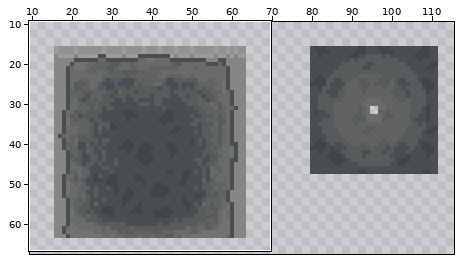
Sprite sheet: Brackeys_Feb_Jam_2022_Its-not-real/Assets/Sprites/tilemapAsylum.png. Above, an overview of the earlier version with the close-up marked.
Close-up. Before the edit:
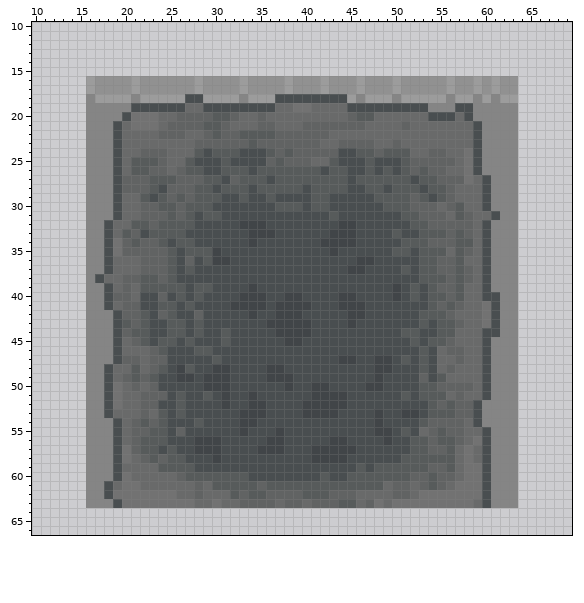
The file is 128x96 pixels. Colours within 5 levels of each other are drawn and written as one. Shown: x 10..69, y 10..66. The wide view leaves out empty margins. The commit also changed other parts of the picture, which this record leaves out.
After the commit:
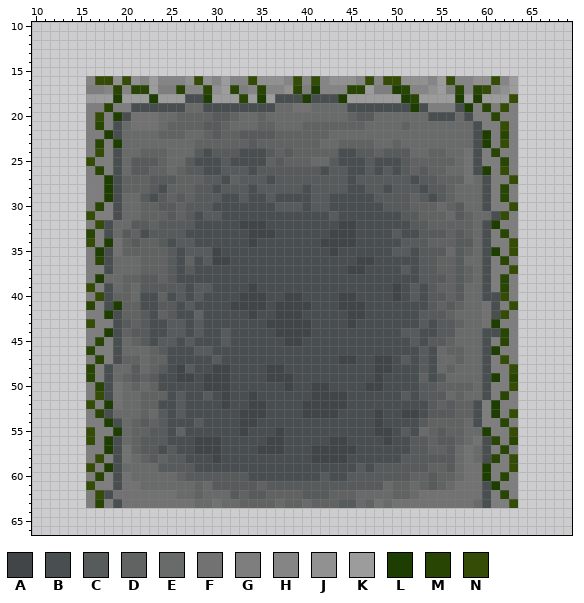
Palette (. is transparent): A #414548  B #494e50  C #575b5b  D #616363  E #696a6a  F #727272  G #7e7e7e  H #858585  J #919191  K #9c9c9c  L #1e3d01  M #294503  N #344c05
Difference:
Changed rows in their new state; - is an unchanged pixel.
first column x 16:
16 HNN-NJHKHHH-N-HKHHN---HNHNH---HNHNN---HKNHHJ-NHK
17 GGHMHMMKGGMHHM-KMGHMHHJMGLHHHMMKGGLMHH-KGMHMNH-K
18 K--L-K-L-----L---M-L----L---L-K---KLM---KL-L-K-N
19 GGMGG-------------------------------L-GGG-LGMGNG
20 GNGL---------------------------------------GGMGG
21 GMG-----------------------------------------GGNG
22 GGL-----------------------------------------LGMG
23 GMGL----------------------------------------LGNG
24 GNG-----------------------------------------GMGG
25 NGG-----------------------------------------GGMG
26 GMG-----------------------------------------LGNG
27 GGL------------------------------------------GGN
28 GGL------------------------------------------GMG
29 GGL------------------------------------------GMG
30 GMG------------------------------------------GGN
31 NGG-------------------------------------------NG
32 GN-------------------------------------------LGG
33 MG-------------------------------------------GMG
34 NGL------------------------------------------GGN
35 GL-------------------------------------------LGN
36 GM-------------------------------------------GMG
37 GG-------------------------------------------GGN
38 GL-------------------------------------------GMG
39 NG-------------------------------------------GMG
40 GN--------------------------------------------NG
41 MG-L------------------------------------------GN
42 GGL-------------------------------------------NG
43 NGG------------------------------------------LGG
44 GGL-------------------------------------------MG
45 GMG------------------------------------------GMG
46 MGG------------------------------------------LGG
47 GMG------------------------------------------GNG
48 MG-------------------------------------------GGN
49 MG-------------------------------------------LGM
50 GM-------------------------------------------GGN
51 GN-------------------------------------------GMG
52 NGL-----------------------------------------GLGG
53 GM------------------------------------------GLGN
54 GGL-----------------------------------------GGMG
55 NGGL----------------------------------------LGGN
56 NGL------------------------------------------MGM
57 GGL------------------------------------------GMG
58 GNG------------------------------------------MGN
59 NGL-----------------------------------------LGGN
60 GMG-----------------------------------------LGMG
61 NGGB-----------------------------------------LGG
62 GN-------------------------------------------GMG
63 GMG------------------------------------------GGN
Pixel boxes of the changes (left, top, right, bottom) in both close-ups:
changed: (86, 76, 518, 508)
